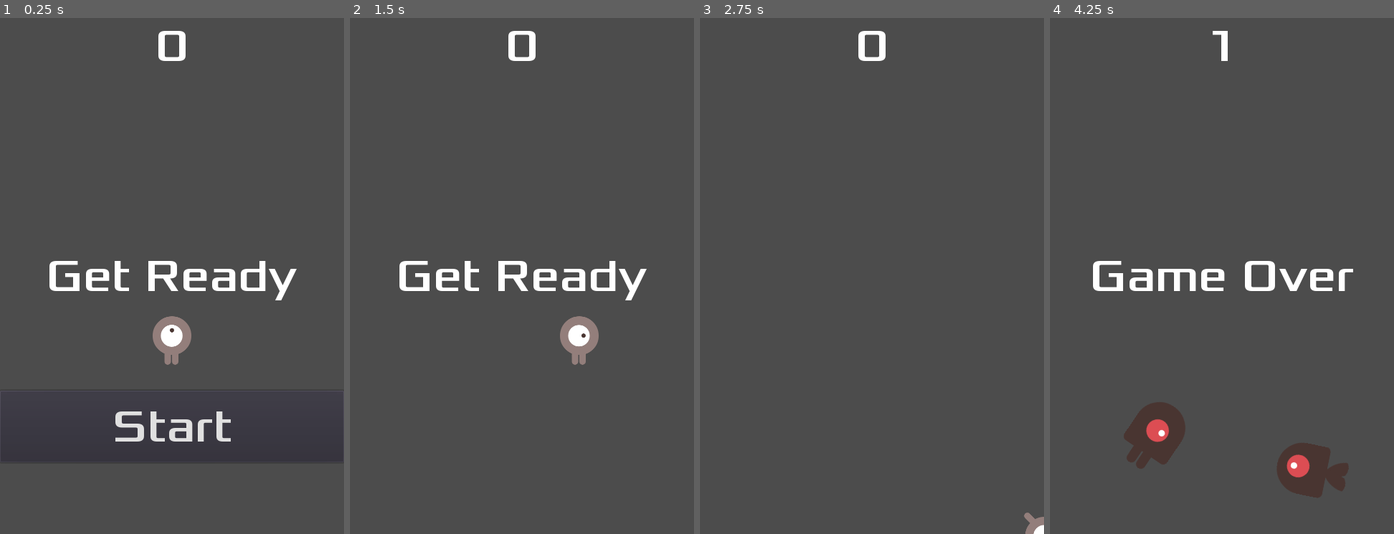
Above: before the commit, frames 1-4 (left to right).
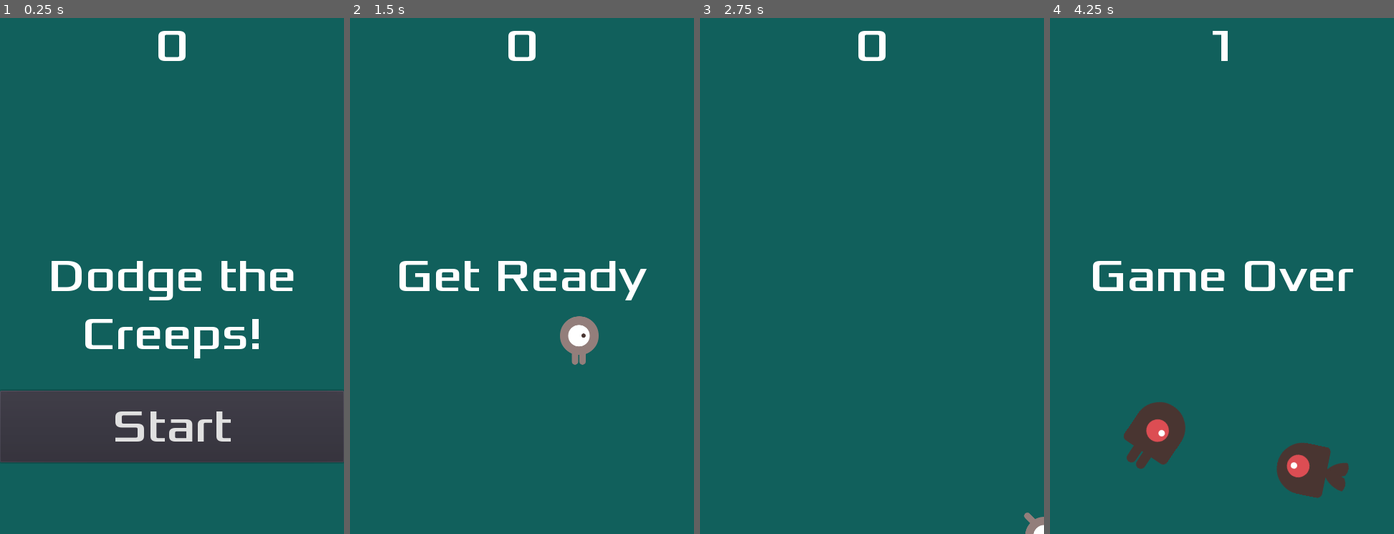
Above: after the commit, the same moments.

Repository: tristan-orourke/dodge-the-creeps
Game: Godot game, scene res://Main.tscn
Two runs of this game, one before a commit and one after it. Both use one fixed random seed, a clock stepped at 60 frames per second and the inputs below.
Inputs:
- Up to frame 1 (0.25 s): no input
- Up to frame 2 (1.5 s): click "Start" at 0.5 s; tap Enter at 1.25 s; hold Right (move_right) from 1.28 s (still down)
- Up to frame 3 (2.75 s): release Right (move_right) at 2.03 s; hold Down (move_down) from 2.03 s (still down)
- Up to frame 4 (4.25 s): release Down (move_down) at 2.78 s; hold Right (move_right) 2.78-3.53 s; hold Up (move_up) from 3.53 s (still down)

The runs differ from the first frame. In frame 1, 85% of the frame differs, in the area x 0-100%, y 0-100%; in frame 2, 97%; in frame 3, 100%; in frame 4, 95%.

Commit message:
Add background, music, and fix bug

Diff:
--- a/Main.gd
+++ b/Main.gd
@@ -5,13 +5,14 @@
 
 func _ready():
 	randomize()
-	new_game()
 
 
 func game_over():
 	$ScoreTimer.stop()
 	$MobTimer.stop()
 	$HUD.show_game_over()
+	$Music.stop()
+	$DeathSound.play()
 
 func new_game():
 	score = 0
@@ -20,6 +21,7 @@
 	$HUD.show_message("Get Ready")
 	$Player.start($StartPosition.position)
 	$StartTimer.start()
+	$Music.play()
 
 
 func _on_StartTimer_timeout():
--- a/Main.tscn
+++ b/Main.tscn
@@ -1,9 +1,11 @@
-[gd_scene load_steps=6 format=2]
+[gd_scene load_steps=8 format=2]
 
 [ext_resource path="res://Player.tscn" type="PackedScene" id=1]
 [ext_resource path="res://Main.gd" type="Script" id=2]
 [ext_resource path="res://Mob.tscn" type="PackedScene" id=3]
 [ext_resource path="res://HUD.tscn" type="PackedScene" id=4]
+[ext_resource path="res://art/House In a Forest Loop.ogg" type="AudioStream" id=5]
+[ext_resource path="res://art/gameover.wav" type="AudioStream" id=6]
 
 [sub_resource type="Curve2D" id=1]
 _data = {
@@ -13,6 +15,14 @@
 [node name="Main" type="Node2D"]
 script = ExtResource( 2 )
 Mob = ExtResource( 3 )
+
+[node name="CanvasLayer" type="CanvasLayer" parent="."]
+layer = -1
+
+[node name="ColorRect" type="ColorRect" parent="CanvasLayer"]
+anchor_right = 1.0
+anchor_bottom = 1.0
+color = Color( 0.0705882, 0.380392, 0.364706, 1 )
 
 [node name="Player" parent="." instance=ExtResource( 1 )]
 
@@ -35,6 +45,12 @@
 
 [node name="HUD" parent="." instance=ExtResource( 4 )]
 
+[node name="Music" type="AudioStreamPlayer2D" parent="."]
+stream = ExtResource( 5 )
+
+[node name="DeathSound" type="AudioStreamPlayer2D" parent="."]
+stream = ExtResource( 6 )
+
 [connection signal="hit" from="Player" to="." method="game_over"]
 [connection signal="timeout" from="MobTimer" to="." method="_on_MobTimer_timeout"]
 [connection signal="timeout" from="ScoreTimer" to="." method="_on_ScoreTimer_timeout"]
--- a/Mob.tscn
+++ b/Mob.tscn
@@ -30,7 +30,7 @@
 radius = 36.0
 height = 28.0
 
-[node name="Mob" type="RigidBody2D"]
+[node name="Mob" type="RigidBody2D" groups=["mobs"]]
 collision_mask = 0
 gravity_scale = 0.0
 script = ExtResource( 7 )
